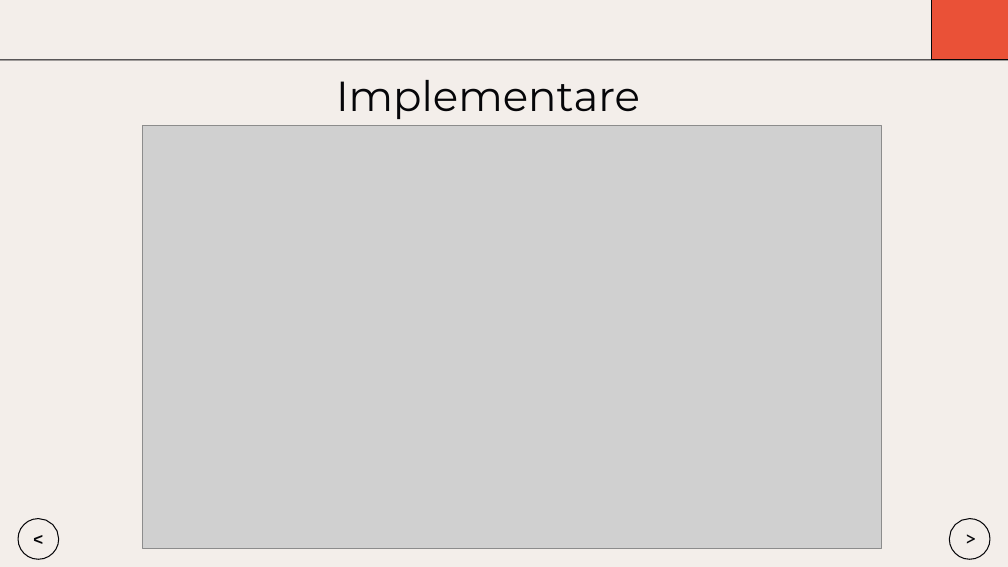
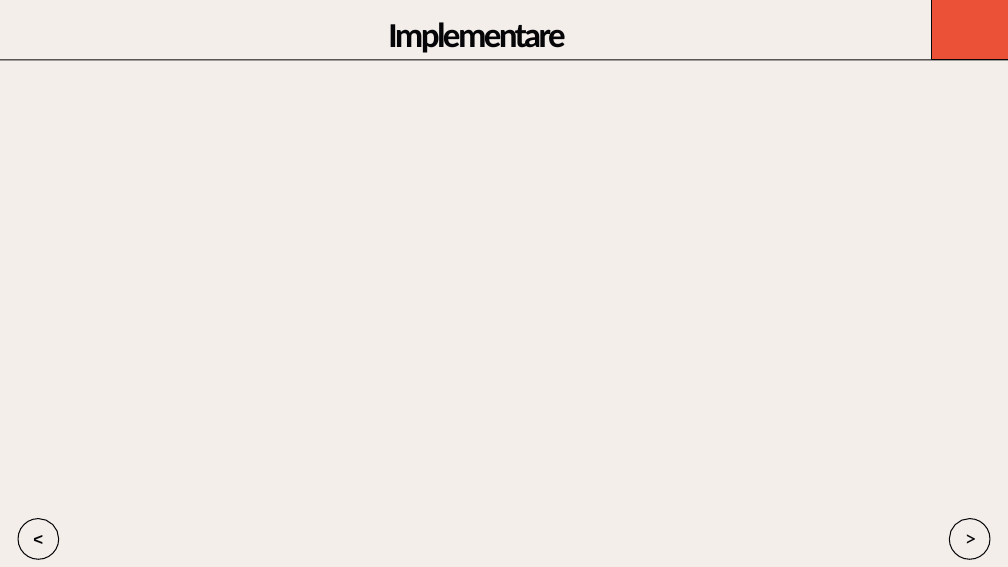
Before and after one commit to Dragomir1401/VisioScience-3D, a slide deck: slide 11 of Roadmap/scss/Prezentare_Final_Dragomir_Andrei.pptx (slide 7 before the commit). Drawn at 1008x567 pixels with LibreOffice and Linux fonts; fonts in the diff are those of the drawing; grey boxes stand for pictures; background and template pictures are left out. Boxes give left, top, right and bottom in pixels: in the first picture for what was removed or moved away, otherwise in the second. Text is boxed around its words. In the diff, an @@ line names an element or a change of style, - is before the commit and + after.

```diff
--- a/Roadmap/scss/Prezentare_Final_Dragomir_Andrei.pptx
+++ b/Roadmap/scss/Prezentare_Final_Dragomir_Andrei.pptx
@@ title "Implementare": place and size @@
-title "Implementare" at bbox=[336, 80, 640, 119]
+title "Implementare" at bbox=[388, 22, 565, 53]
@@ title "Implementare" at bbox=[388, 22, 565, 53]: size 30 to 25 pt, font Montserrat to Calibri, letter spacing 0 to -1.9 pt, bold on; alignment centre to left @@
@@ picture removed at bbox=[143, 126, 882, 548] @@
```
Also in this commit, not shown: 10 other slides changed, 5 slides added, 4 slides removed, 4 other files.
